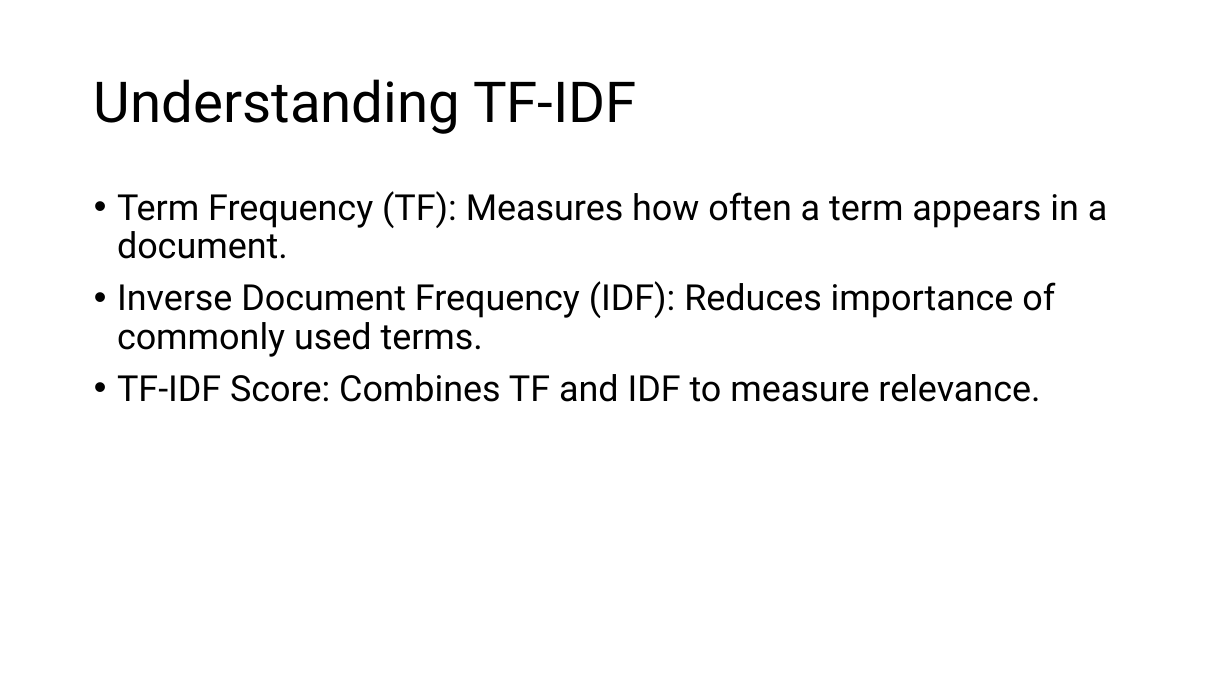
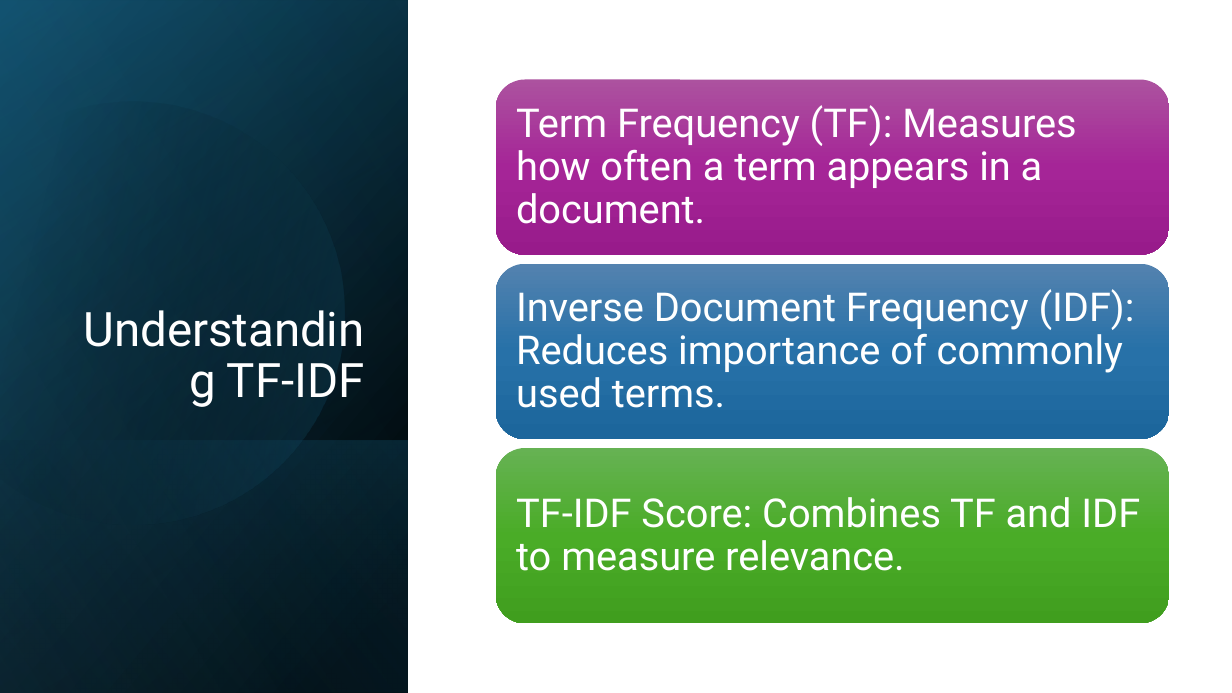
Before and after one commit to AbdulMateenzwl/Information-Retrieval, a slide deck: slide 9 of Assignment 1 (Document Search)/Report.pptx. Drawn at 1232x693 pixels with LibreOffice and Linux fonts; fonts in the diff are those of the drawing. Boxes give left, top, right and bottom in pixels: in the first picture for what was removed or moved away, otherwise in the second. Text is boxed around its words. In the diff, an @@ line names an element or a change of style, - is before the commit and + after.

```diff
--- a/Assignment 1 (Document Search)/Report.pptx
+++ b/Assignment 1 (Document Search)/Report.pptx
@@ rectangle added at bbox=[0, 0, 409, 693], fill gradient #000000 to #104862 @@
@@ rectangle added at bbox=[0, 1, 409, 693], fill gradient #000000 to #156082 @@
@@ rectangle added at bbox=[0, 0, 409, 693], fill gradient #000000 to #46B1E1 @@
@@ freeform shape added at bbox=[0, 52, 395, 567], fill gradient #000000 to #156082 @@
@@ title "Understanding TF-IDF": place and size @@
-title "Understanding TF-IDF" at bbox=[94, 79, 637, 134]
+title "Understanding TF-IDF" at bbox=[227, 363, 365, 397]
@@ title "Understanding TF-IDF" at bbox=[227, 363, 365, 397]: size 44 to 37 pt, text colour #000000 to #FFFFFF; alignment left to right; vertical alignment middle to bottom @@
@@ text removed at bbox=[117, 191, 1108, 402] @@
-• Term Frequency (TF): Measures how often a term appears in a document.
-• Inverse Document Frequency (IDF): Reduces importance of commonly used terms.
-• TF-IDF Score: Combines TF and IDF to measure relevance.
@@ rectangle added at bbox=[0, 440, 409, 693], fill gradient #156082 to #000000 @@
@@ group added at bbox=[495, 79, 1169, 624]: 3 rounded rectangles, 3 texts @@
+Term Frequency (TF): Measures how often a term appears in a document.
+Inverse Document Frequency (IDF): Reduces importance of commonly used terms.
+TF-IDF Score: Combines TF and IDF to measure relevance.
```
Also in this commit, not shown: 9 other slides changed, 48 other files.
